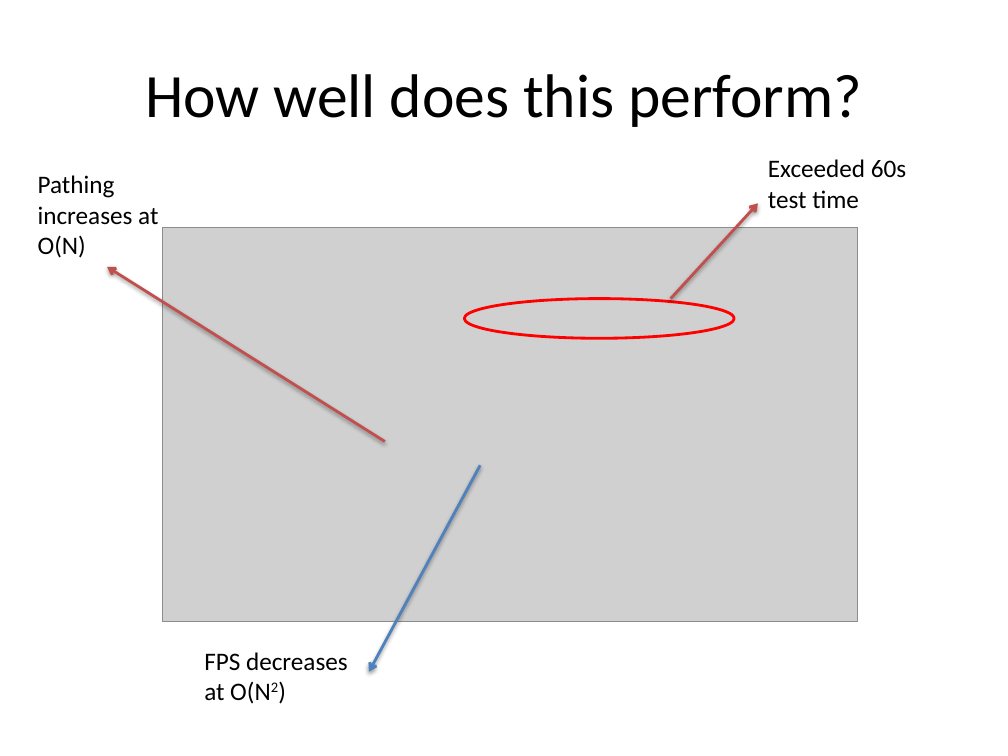
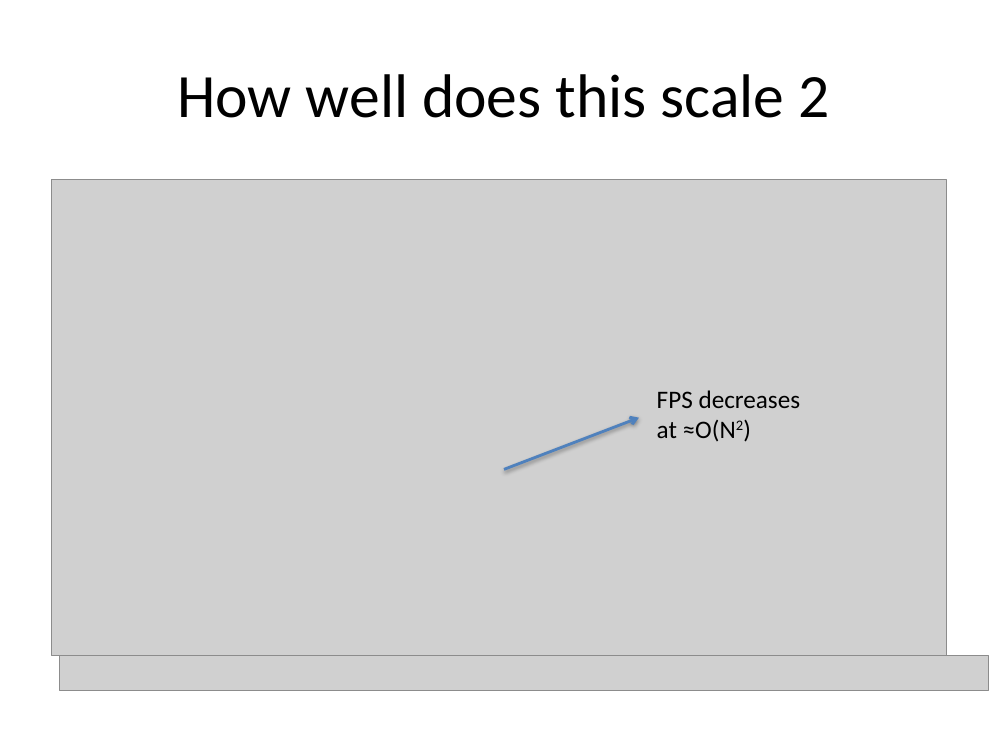
Before and after one commit to jammy2232/CMP202, a slide deck: slide 15 of documentation/CMP202 – Data and Algorithms 2.pptx (slide 11 before the commit). Drawn at 1008x756 pixels with LibreOffice and Linux fonts; fonts in the diff are those of the drawing; grey boxes stand for pictures. Boxes give left, top, right and bottom in pixels: in the first picture for what was removed or moved away, otherwise in the second. Text is boxed around its words. In the diff, an @@ line names an element or a change of style, - is before the commit and + after.

```diff
--- a/documentation/CMP202 – Data and Algorithms 2.pptx
+++ b/documentation/CMP202 – Data and Algorithms 2.pptx
@@ title at bbox=[177, 74, 829, 118]: text changed @@
-How well does this perform?
+How well does this scale 2
@@ text removed at bbox=[38, 175, 158, 258] @@
-Pathing increases at O(N)
@@ picture: place and size @@
-picture at bbox=[162, 227, 857, 621]
+picture at bbox=[51, 179, 947, 655]
@@ text removed at bbox=[768, 159, 906, 209] @@
-Exceeded 60s test time
@@ arrow removed from (670, 298) to (758, 204) @@
@@ arrow removed from (385, 442) to (107, 267) @@
@@ ellipse removed at bbox=[465, 298, 735, 338] @@
@@ arrow moved from (480, 466) - (369, 671) to (504, 470) - (639, 417) @@
@@ text at bbox=[657, 390, 801, 441]: text changed @@
-FPS decreases at O(N2)
+FPS decreases at ≈O(N2)
@@ picture added at bbox=[59, 656, 988, 690] @@
```
Also in this commit, not shown: 4 other slides changed, 7 slides added, 20 other files.
